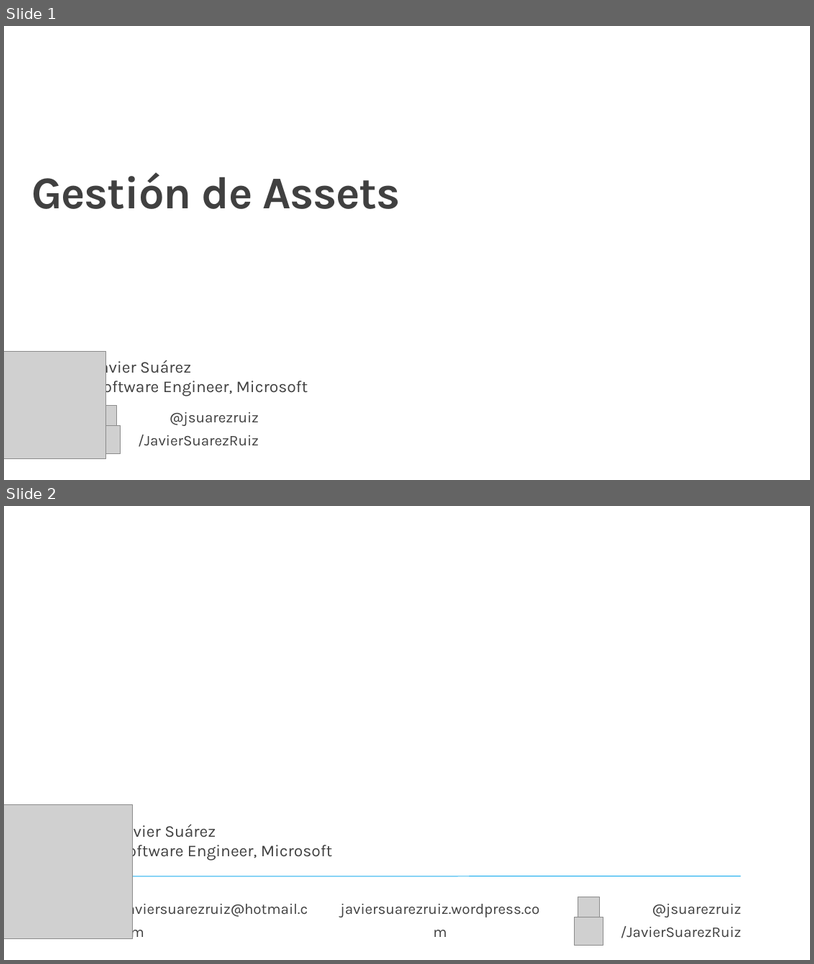
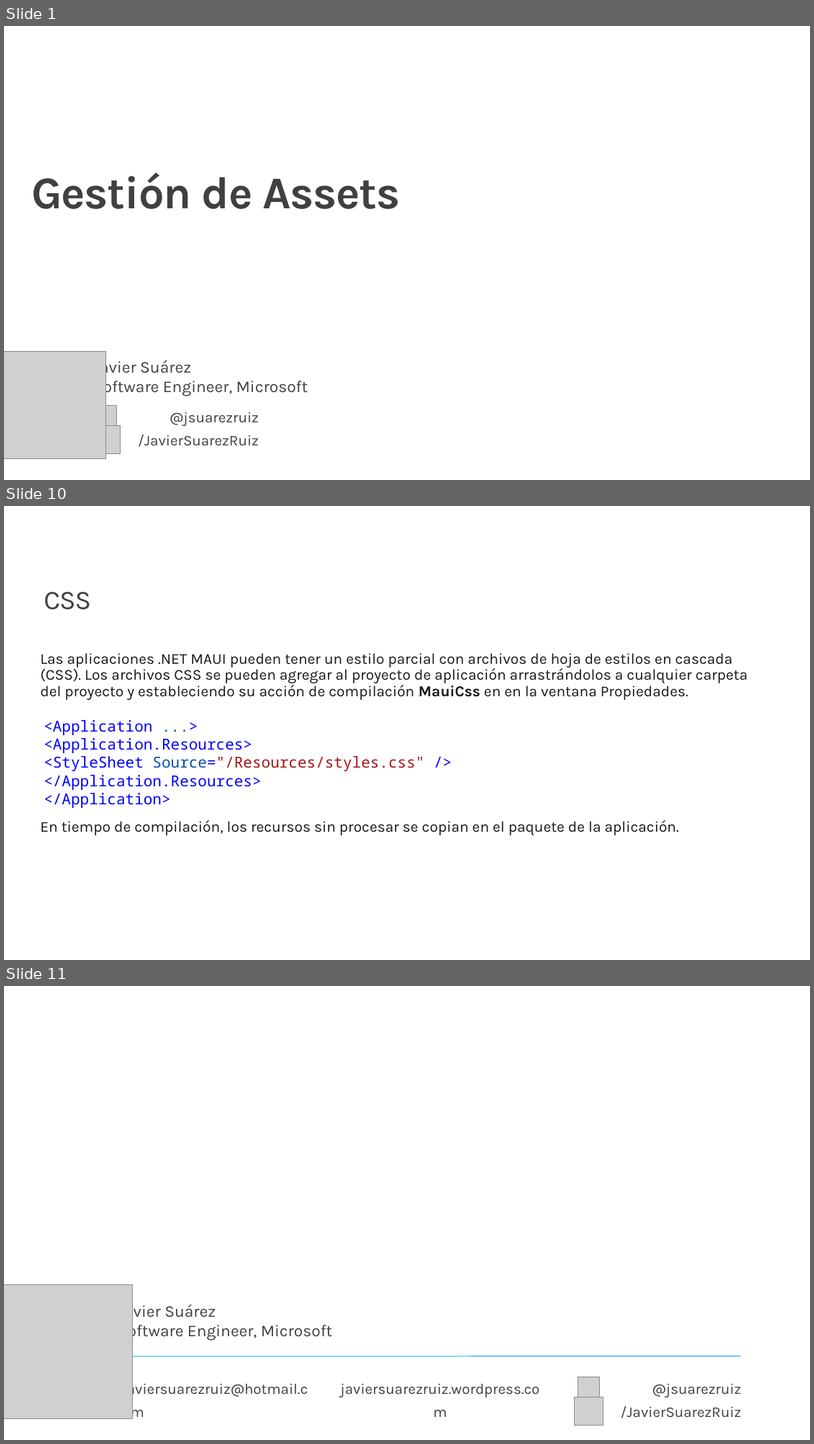
Before and after one commit to jsuarezruiz/taller-dotnet-maui, a slide deck: Bloque 3 - Creación de primera App/Taller12 - Gestión de Assets.pptx. Shown one above the other, each under a label of ours: slides 1 and 2 before the commit, slides 1, 10 and 11 after it; the slides between them are not shown. The pictures are 814x964 and 814x1444 pixels, drawn with LibreOffice and Linux fonts; fonts in the diff are those of the drawing; grey boxes stand for pictures; background and template pictures are left out. Boxes give left, top, right and bottom in pixels: in the first picture for what was removed or moved away, otherwise in the second. Text is boxed around its words. In the diff, an @@ line names an element or a change of style, - is before the commit and + after.

Commit message:
Updated slides

```diff
--- a/Bloque 3 - Creación de primera App/Taller12 - Gestión de Assets.pptx
+++ b/Bloque 3 - Creación de primera App/Taller12 - Gestión de Assets.pptx
@@ slide 10 added at bbox=[4, 506, 810, 960], background #FFFFFF @@
@@ title added at bbox=[44, 592, 91, 610], 32 pt, text #404040 @@
+CSS
@@ text added at bbox=[40, 653, 748, 835], 18 pt, text #171717 @@
+Las aplicaciones .NET MAUI pueden tener un estilo parcial con archivos de hoja de estilos en cascada (CSS). Los archivos CSS se pueden agregar al proyecto de aplicación arrastrándolos a cualquier carpeta del proyecto y estableciendo su acción de compilación MauiCss en en la ventana Propiedades.
+En tiempo de compilación, los recursos sin procesar se copian en el paquete de la aplicación.
@@ text added at bbox=[44, 720, 424, 808], 18 pt, text #0101FD @@
+<Application ...>
+<Application.Resources>
+<StyleSheet Source="/Resources/styles.css" /> </Application.Resources>
+</Application>
@@ what was slide 2 is now slide 11 @@
```
Also in this commit, not shown: 8 other slides added.
